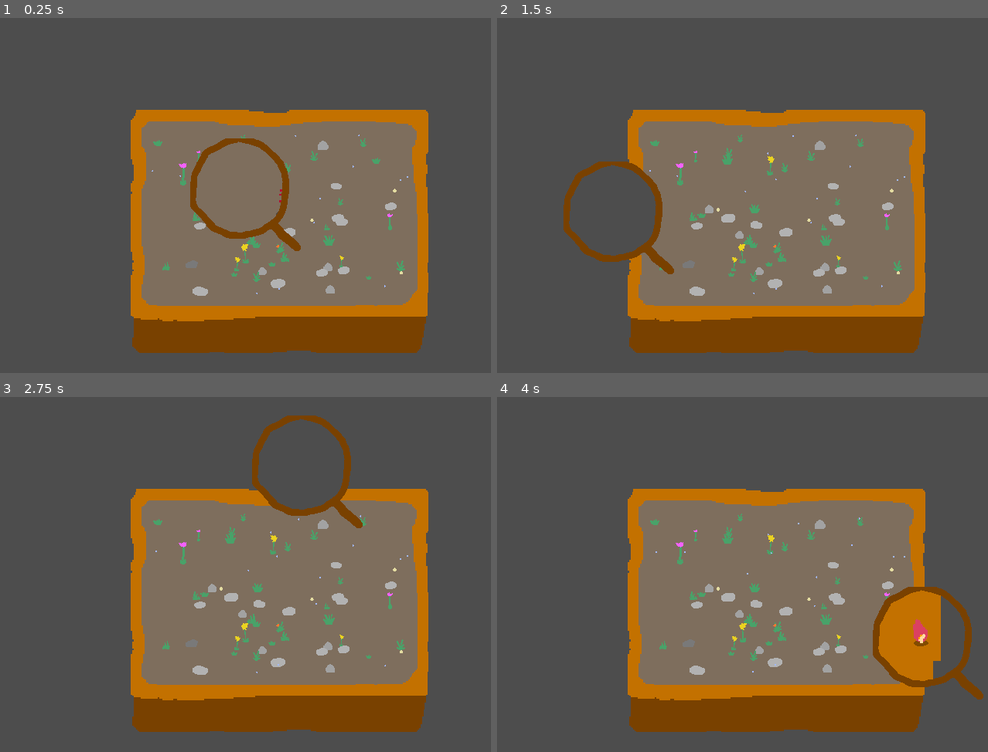
Above: before the commit, frames 1-4 (two rows, left to right).
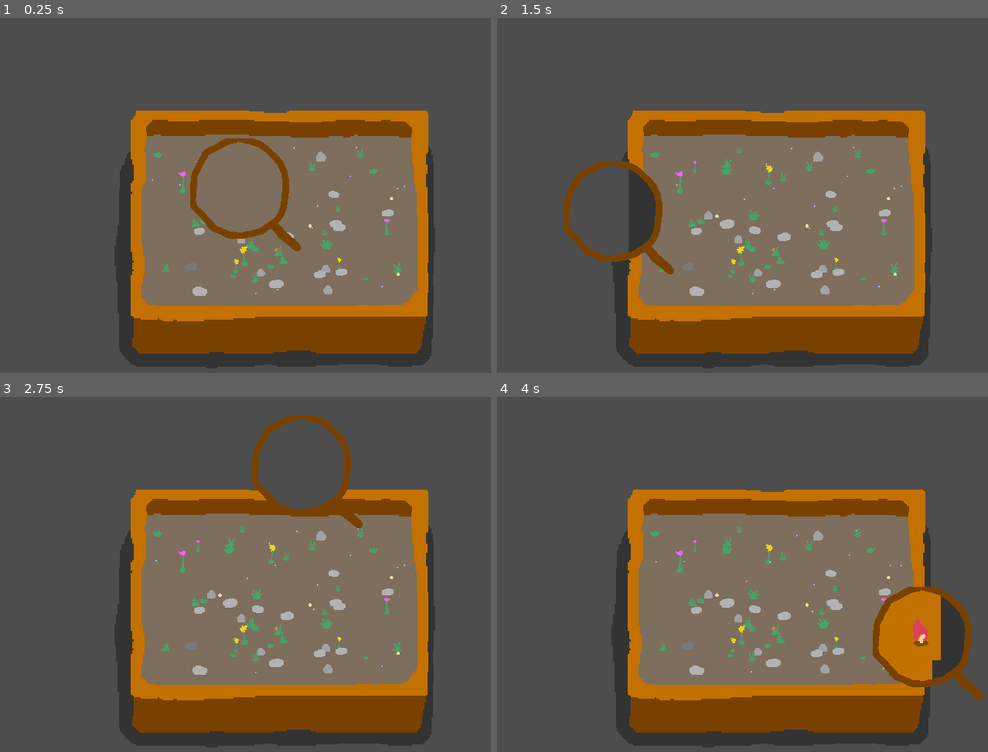
Above: after the commit, the same moments.

Repository: martindzejky/pot-life
Game: Godot game, scene res://main.tscn
The game is run twice, just before and just after one commit, with the same random seed, the same clock (stepped at 60 frames per second) and the same inputs. Sound files missing from this copy of the repository are replaced by a short silence.
Inputs (mouse positions are in pixels of both pictures, inside the frame that each line leads up to):
- Up to frame 1 (0.25 s): no input
- Up to frame 2 (1.5 s): tap Enter at 0.5 s; move the mouse to (914, 209) at 0.52 s; press the mouse at (914, 209) at 0.53 s; move the mouse to (654, 255) at 1.27 s; release the mouse at (654, 255) at 1.28 s; click (654, 255) at 1.35 s
- Up to frame 3 (2.75 s): tap Space at 2 s; move the mouse to (343, 510) at 2.02 s; press the mouse at (343, 510) at 2.03 s
- Up to frame 4 (4 s): tap Enter at 2.75 s; move the mouse to (747, 702) at 2.77 s; release the mouse at (747, 702) at 2.78 s; click (747, 702) at 2.85 s; tap Space at 3.5 s; move the mouse to (963, 681) at 3.52 s; press the mouse at (963, 681) at 3.53 s

The runs differ from the first frame. In frame 1, 8.6% of the frame differs, in the area x 23-89%, y 25-99%; in frame 2, 9.4%; in frame 3, 8.6%; in frame 4, 9.7%, in the area x 23-96%, y 25-99%.

Commit message:
pot shadow

Diff:
--- a/objects/pot.tscn
+++ b/objects/pot.tscn
@@ -8,7 +8,7 @@
 [ext_resource type="PackedScene" uid="uid://dwvp01keji613" path="res://objects/egg.tscn" id="7_br2l4"]
 
 [sub_resource type="RectangleShape2D" id="RectangleShape2D_40xfu"]
-size = Vector2(1336, 862)
+size = Vector2(1319, 796)
 
 [node name="pot" type="Node2D"]
 
@@ -20,7 +20,7 @@
 y_sort_enabled = true
 
 [node name="bounds" type="CollisionShape2D" parent="inside"]
-position = Vector2(2, -95)
+position = Vector2(-6.5, -62)
 shape = SubResource("RectangleShape2D_40xfu")
 
 [node name="spawner" type="Node" parent="inside" node_paths=PackedStringArray("bounds") groups=["spawner"]]
Binary file changed: sprites/pot.aseprite
Binary file changed: sprites/pot.png
